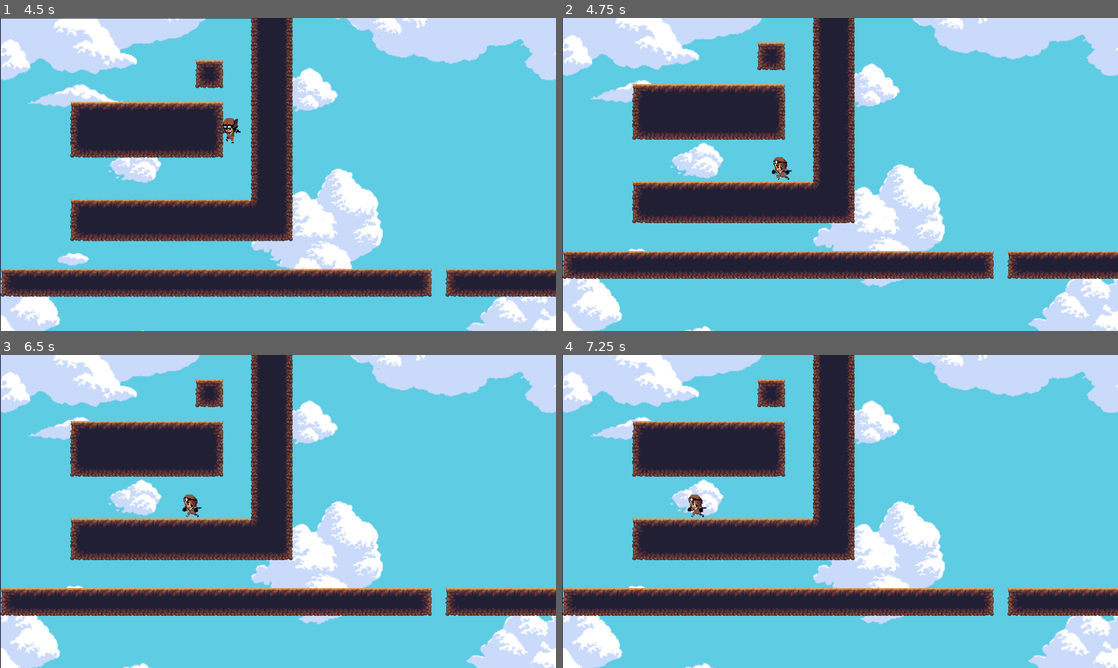
Above: before the commit, frames 1-4 (two rows, left to right).
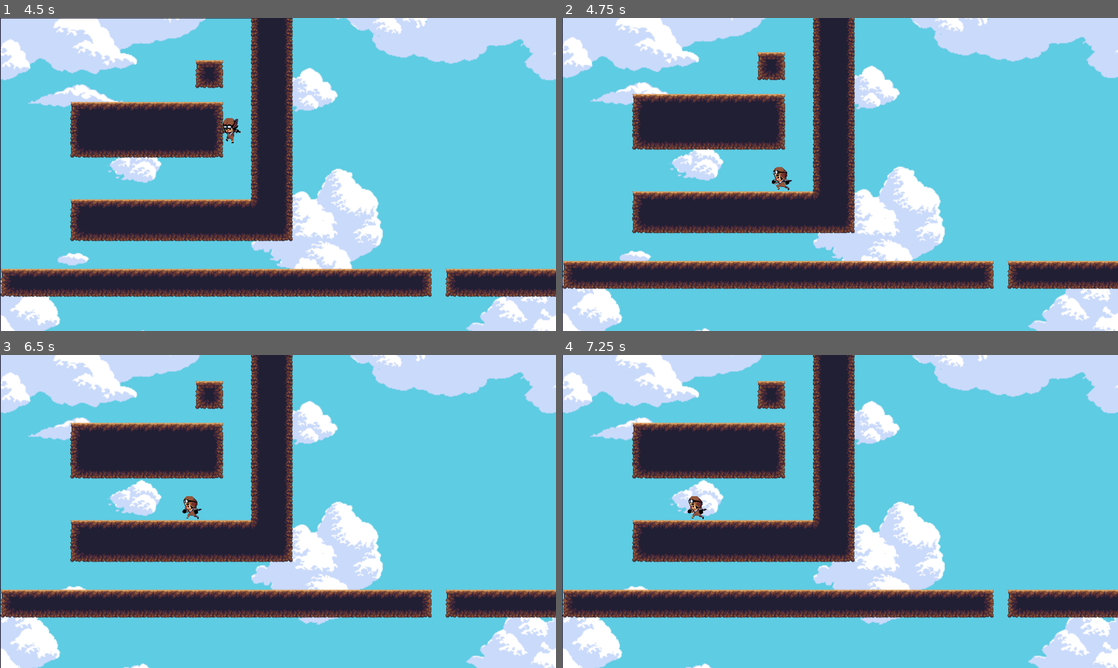
Above: after the commit, the same moments.

Repository: etse/godot-workshop
Game: Godot game, scene res://World1.tscn
The game is run twice, just before and just after one commit, with the same random seed, the same clock (stepped at 60 frames per second) and the same inputs. The engine's default icon, where the game draws it, is replaced by a stand-in: a white triangle on a blue panel in a dark square.
Inputs:
- Up to frame 1 (4.5 s): tap Enter at 0.5 s; hold Right (ui_right) 0.53-2.03 s; tap Up (ui_up) at 0.77, 1.52, 3.02, 3.77 s; hold Left (ui_left) 2.03-2.78 s; hold Right (ui_right) 2.78-4.28 s; hold Left (ui_left) from 4.28 s (still down)
- Up to frame 2 (4.75 s): keep holding Left (ui_left); tap Up (ui_up) at 4.52 s
- Up to frame 3 (6.5 s): release Left (ui_left) at 5.03 s; hold Right (ui_right) 5.03-5.78 s; hold Left (ui_left) from 5.78 s (still down); tap Up (ui_up) at 6.02 s
- Up to frame 4 (7.25 s): keep holding Left (ui_left); tap Up (ui_up) at 6.77 s

Frame 1 is identical in both runs. In frame 2, 22% of the frame differs, in the area x 0-100%, y 0-100%; in frame 3, 9.2%; in frame 4, 9.2%.

Commit message:
Legger til beskrivelse av kamera og animasjoner

Diff:
--- a/EksempelProsjekt/Player.tscn
+++ b/EksempelProsjekt/Player.tscn
@@ -2,16 +2,16 @@
 
 [ext_resource path="res://Player.gd" type="Script" id=1]
 [ext_resource path="res://assets/Player/Idle0.png" type="Texture" id=2]
-[ext_resource path="res://assets/Player/Jump2.png" type="Texture" id=3]
-[ext_resource path="res://assets/Player/Jump3.png" type="Texture" id=4]
-[ext_resource path="res://assets/Player/Run0.png" type="Texture" id=5]
-[ext_resource path="res://assets/Player/Run1.png" type="Texture" id=6]
-[ext_resource path="res://assets/Player/Run2.png" type="Texture" id=7]
-[ext_resource path="res://assets/Player/Run3.png" type="Texture" id=8]
-[ext_resource path="res://assets/Player/Run4.png" type="Texture" id=9]
-[ext_resource path="res://assets/Player/Run5.png" type="Texture" id=10]
-[ext_resource path="res://assets/Player/Jump0.png" type="Texture" id=11]
-[ext_resource path="res://assets/Player/Jump1.png" type="Texture" id=12]
+[ext_resource path="res://assets/Player/Jump0.png" type="Texture" id=3]
+[ext_resource path="res://assets/Player/Jump1.png" type="Texture" id=4]
+[ext_resource path="res://assets/Player/Jump2.png" type="Texture" id=5]
+[ext_resource path="res://assets/Player/Jump3.png" type="Texture" id=6]
+[ext_resource path="res://assets/Player/Run0.png" type="Texture" id=7]
+[ext_resource path="res://assets/Player/Run1.png" type="Texture" id=8]
+[ext_resource path="res://assets/Player/Run2.png" type="Texture" id=9]
+[ext_resource path="res://assets/Player/Run3.png" type="Texture" id=10]
+[ext_resource path="res://assets/Player/Run4.png" type="Texture" id=11]
+[ext_resource path="res://assets/Player/Run5.png" type="Texture" id=12]
 
 [sub_resource type="SpriteFrames" id=1]
 animations = [ {
@@ -22,18 +22,18 @@
 }, {
 "frames": [ ExtResource( 3 ), ExtResource( 4 ) ],
 "loop": false,
+"name": "jump",
+"speed": 5.0
+}, {
+"frames": [ ExtResource( 5 ), ExtResource( 6 ) ],
+"loop": false,
 "name": "fall",
 "speed": 10.0
 }, {
-"frames": [ ExtResource( 5 ), ExtResource( 6 ), ExtResource( 7 ), ExtResource( 8 ), ExtResource( 9 ), ExtResource( 10 ) ],
+"frames": [ ExtResource( 7 ), ExtResource( 8 ), ExtResource( 9 ), ExtResource( 10 ), ExtResource( 11 ), ExtResource( 12 ) ],
 "loop": true,
 "name": "run",
 "speed": 10.0
-}, {
-"frames": [ ExtResource( 11 ), ExtResource( 12 ) ],
-"loop": false,
-"name": "jump",
-"speed": 5.0
 } ]
 
 [sub_resource type="RectangleShape2D" id=2]
@@ -56,4 +56,5 @@
 current = true
 limit_left = 0
 limit_top = 0
+smoothing_enabled = true
 smoothing_speed = 10.0
--- a/EksempelProsjekt/World1.tscn
+++ b/EksempelProsjekt/World1.tscn
@@ -1,9 +1,41 @@
-[gd_scene load_steps=5 format=2]
+[gd_scene load_steps=8 format=2]
 
 [ext_resource path="res://Player.tscn" type="PackedScene" id=1]
 [ext_resource path="res://tiles.tres" type="TileSet" id=2]
 [ext_resource path="res://Goal.tscn" type="PackedScene" id=3]
 [ext_resource path="res://assets/Sky.png" type="Texture" id=4]
+[ext_resource path="res://assets/Tiles/JungleDirtTileSet.png" type="Texture" id=5]
+
+[sub_resource type="ConvexPolygonShape2D" id=1]
+points = PoolVector2Array( 0, 0, 32, 0, 32, 32, 0, 32 )
+
+[sub_resource type="TileSet" id=2]
+0/name = "JungleDirtTileSet.png 0"
+0/texture = ExtResource( 5 )
+0/tex_offset = Vector2( 0, 0 )
+0/modulate = Color( 1, 1, 1, 1 )
+0/region = Rect2( 0, 32, 32, 32 )
+0/tile_mode = 0
+0/occluder_offset = Vector2( 0, 0 )
+0/navigation_offset = Vector2( 0, 0 )
+0/shapes = [ {
+"autotile_coord": Vector2( 0, 0 ),
+"one_way": false,
+"one_way_margin": 1.0,
+"shape": SubResource( 1 ),
+"shape_transform": Transform2D( 1, 0, 0, 1, 0, 0 )
+} ]
+0/z_index = 0
+1/name = "JungleDirtTileSet.png 1"
+1/texture = ExtResource( 5 )
+1/tex_offset = Vector2( 0, 0 )
+1/modulate = Color( 1, 1, 1, 1 )
+1/region = Rect2( 32, 32, 32, 32 )
+1/tile_mode = 0
+1/occluder_offset = Vector2( 0, 0 )
+1/navigation_offset = Vector2( 0, 0 )
+1/shapes = [  ]
+1/z_index = 0
 
 [node name="World1" type="Node2D"]
 
@@ -33,3 +65,8 @@
 scale = Vector2( 2, 2 )
 texture = ExtResource( 4 )
 centered = false
+
+[node name="TileMap2" type="TileMap" parent="."]
+tile_set = SubResource( 2 )
+cell_size = Vector2( 32, 32 )
+format = 1
Not shown, changed: 02-sprites-og-bevegelse.md
Not shown, changed: 05-animasjoner.md
Not shown, changed: 06-parallax-bakgrunn.md
Not shown, changed: README.md
